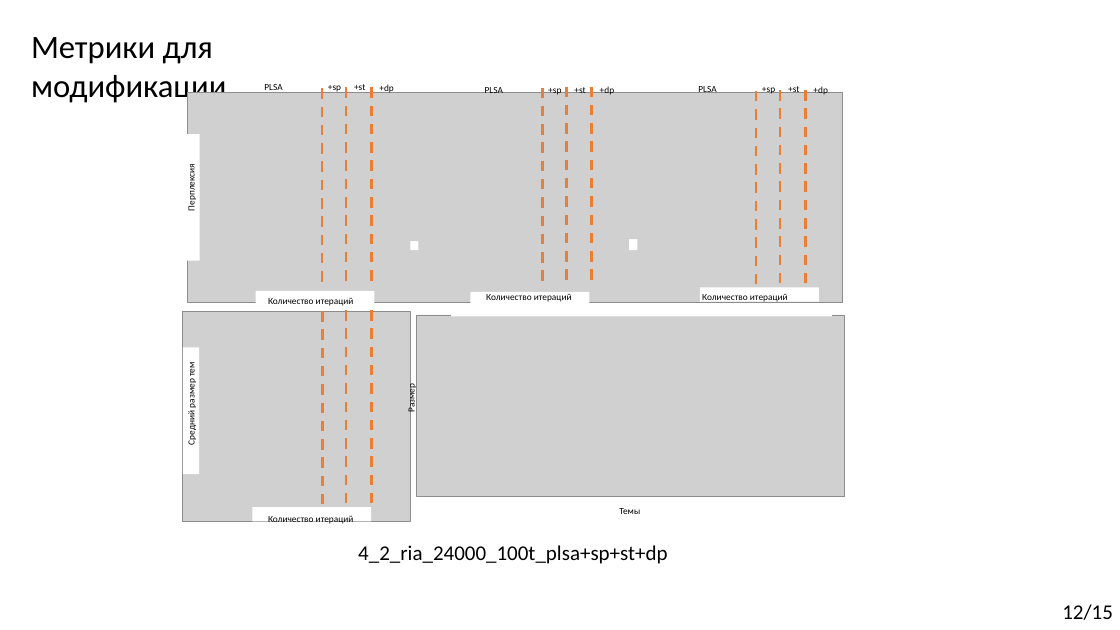
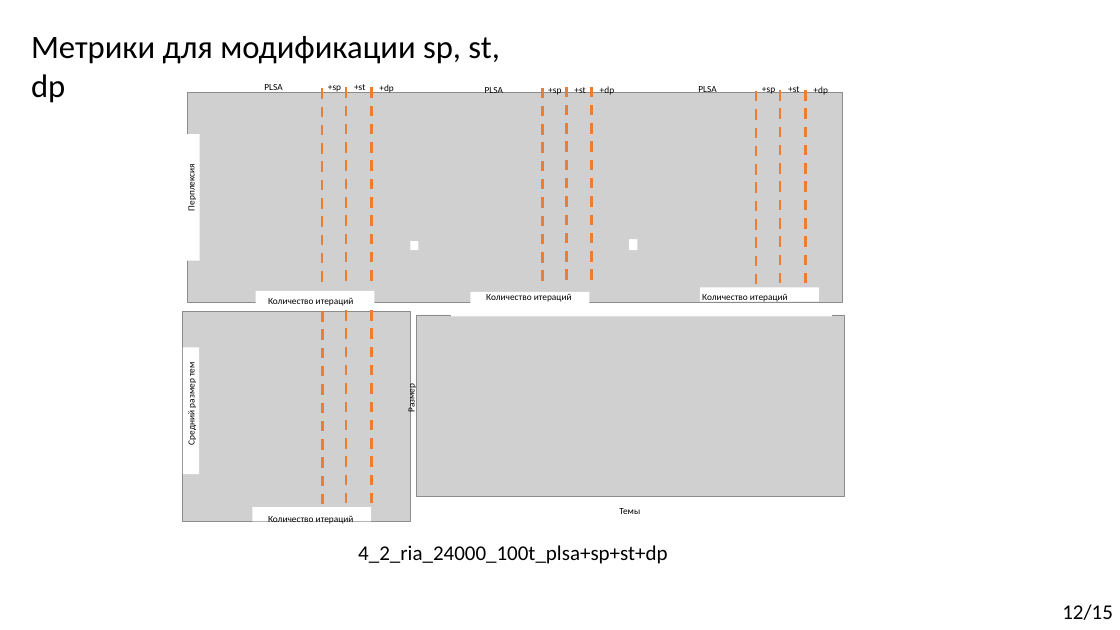
Before and after one commit to Kirmark/bachelor-qualification-work, a slide deck: slide 12 of presentation/presentation.pptx. Drawn at 1120x630 pixels with LibreOffice and Linux fonts; fonts in the diff are those of the drawing; grey boxes stand for pictures. Boxes give left, top, right and bottom in pixels: in the first picture for what was removed or moved away, otherwise in the second. Text is boxed around its words. In the diff, an @@ line names an element or a change of style, - is before the commit and + after.

```diff
--- a/presentation/presentation.pptx
+++ b/presentation/presentation.pptx
@@ text at [31, 36, 499, 103]: text changed @@
-Метрики для модификации
+Метрики для модификации sp, st, dp
```
Also in this commit, not shown: 3 other slides changed, 3 other files.
